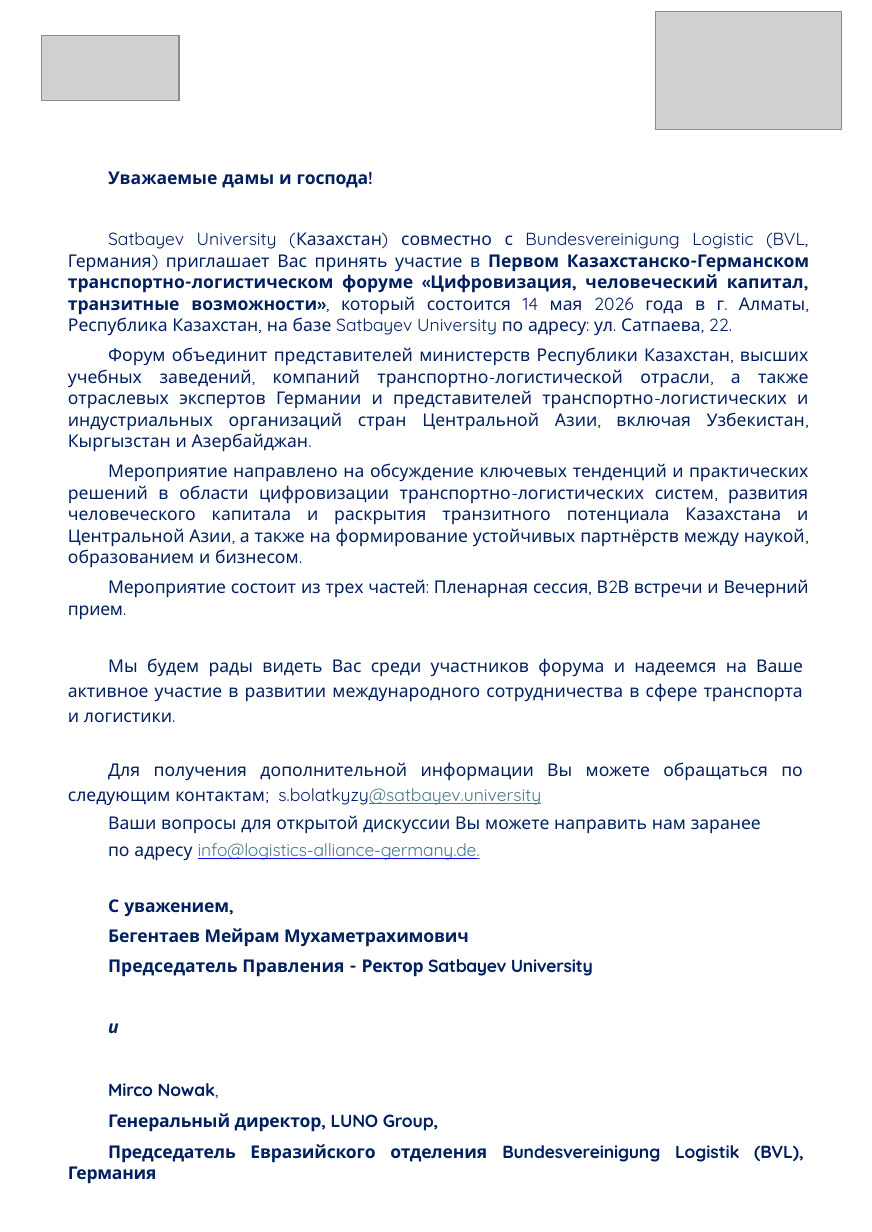
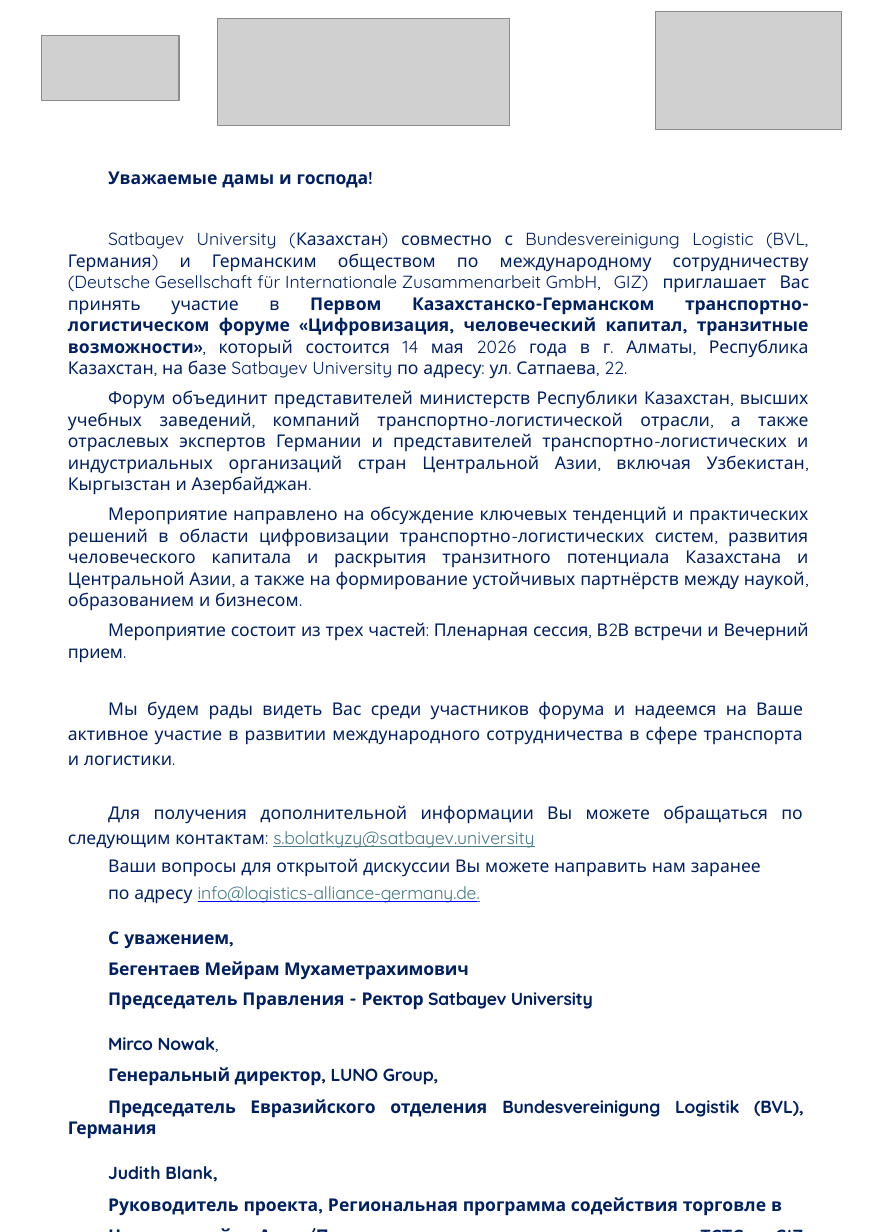
Before and after one commit to zvezdd/KazForum-Logistics, a slide deck: slide 2 of public/program-ru.pptx. Drawn at 872x1232 pixels with LibreOffice and Linux fonts; fonts in the diff are those of the drawing; grey boxes stand for pictures. Boxes give left, top, right and bottom in pixels: in the first picture for what was removed or moved away, otherwise in the second. Text is boxed around its words. In the diff, an @@ line names an element or a change of style, - is before the commit and + after.

```diff
--- a/public/program-ru.pptx
+++ b/public/program-ru.pptx
@@ picture added at [218,19,509,126] @@
@@ text at [68,232,810,379]: text changed @@
-Satbayev University (Казахстан) совместно с Bundesvereinigung Logistic (BVL, Германия) приглашает Вас принять участие в Первом Казахстанско-Германском транспортно-логистическом форуме «Цифровизация, человеческий капитал, транзитные возможности», который состоится 14 мая 2026 года в г. Алматы, Республика Казахстан, на базе Satbayev University по адресу: ул. Сатпаева, 22.
+Satbayev University (Казахстан) совместно с Bundesvereinigung Logistic (BVL, Германия) и Германским обществом по международному сотрудничеству (Deutsche Gesellschaft für Internationale Zusammenarbeit GmbH, GIZ) приглашает Вас принять участие в Первом Казахстанско-Германском транспортно-логистическом форуме «Цифровизация, человеческий капитал, транзитные возможности», который состоится 14 мая 2026 года в г. Алматы, Республика Казахстан, на базе Satbayev University по адресу: ул. Сатпаева, 22.
@@ text at [68,805,802,849]: text changed @@
-Для получения дополнительной информации Вы можете обращаться по следующим контактам; s.bolatkyzy@satbayev.university
+Для получения дополнительной информации Вы можете обращаться по следующим контактам: s.bolatkyzy@satbayev.university
@@ text at [108,1023,119,1033]: paragraph removed @@
-и
@@ text at [108,1166,782,1216]: paragraphs added @@
+Judith Blank,
+Руководитель проекта, Региональная программа содействия торговле в
+Центральной Азии/Программа развития потенциала TCTC, GIZ Центральная Азия
```
Also in this commit, not shown: 2 other slides changed, 3 other files.
